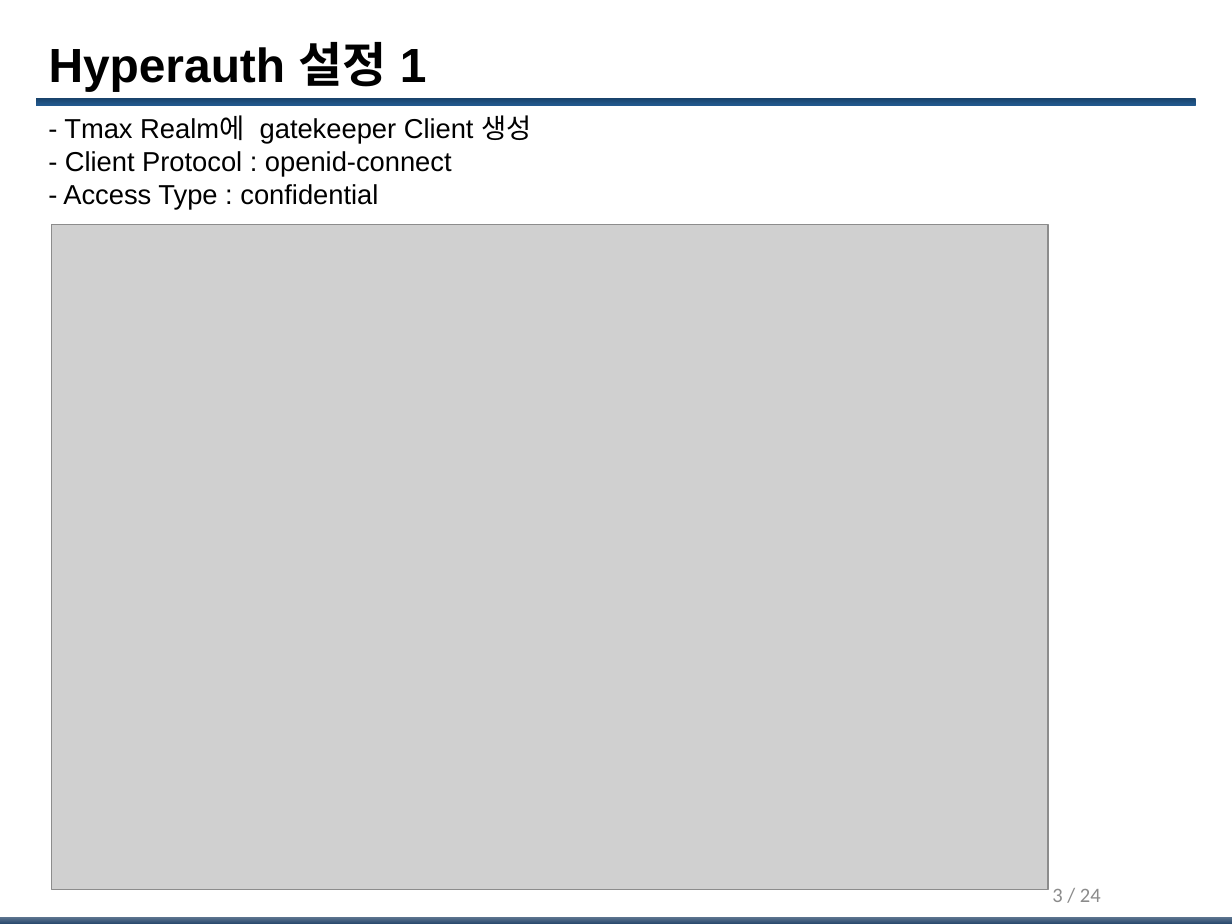
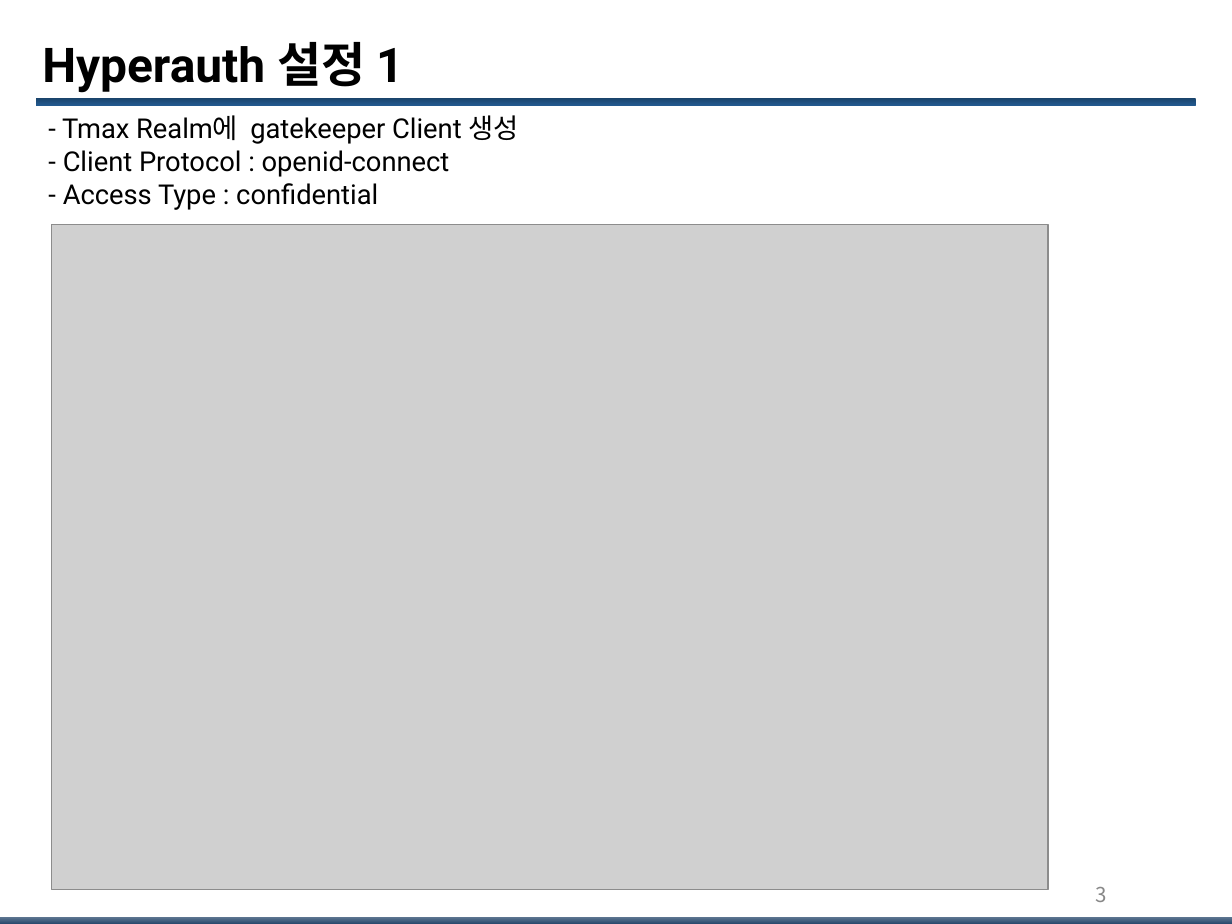
Before and after one commit to tmax-cloud/hyperauth, a slide deck: slide 3 of guide/keycloak-gatekeeper/keycloak-gatekeeper.pptx. Drawn at 1232x924 pixels with LibreOffice and Linux fonts; fonts in the diff are those of the drawing; grey boxes stand for pictures; background and template pictures are left out. Boxes give left, top, right and bottom in pixels: in the first picture for what was removed or moved away, otherwise in the second. Text is boxed around its words. In the diff, an @@ line names an element or a change of style, - is before the commit and + after.

Commit message:
[mod] gatekeeper 가이드 및 예시 추가

```diff
--- a/guide/keycloak-gatekeeper/keycloak-gatekeeper.pptx
+++ b/guide/keycloak-gatekeeper/keycloak-gatekeeper.pptx
@@ title "Hyperauth 설정 1" at (42, 42, 403, 93): font Arial to Roboto @@
@@ text "- Tmax Realm에 gatekeeper Client ..." at (62, 115, 519, 210): font Arial to Roboto @@
@@ page number at (1095, 887, 1106, 902): text changed; font Calibri to Noto Sans CJK KR; text colour #8C8C8C to #888888 @@
-3 / 24
+3
```
Also in this commit, not shown: 7 other slides changed, 1 slide added, 1 other file.
